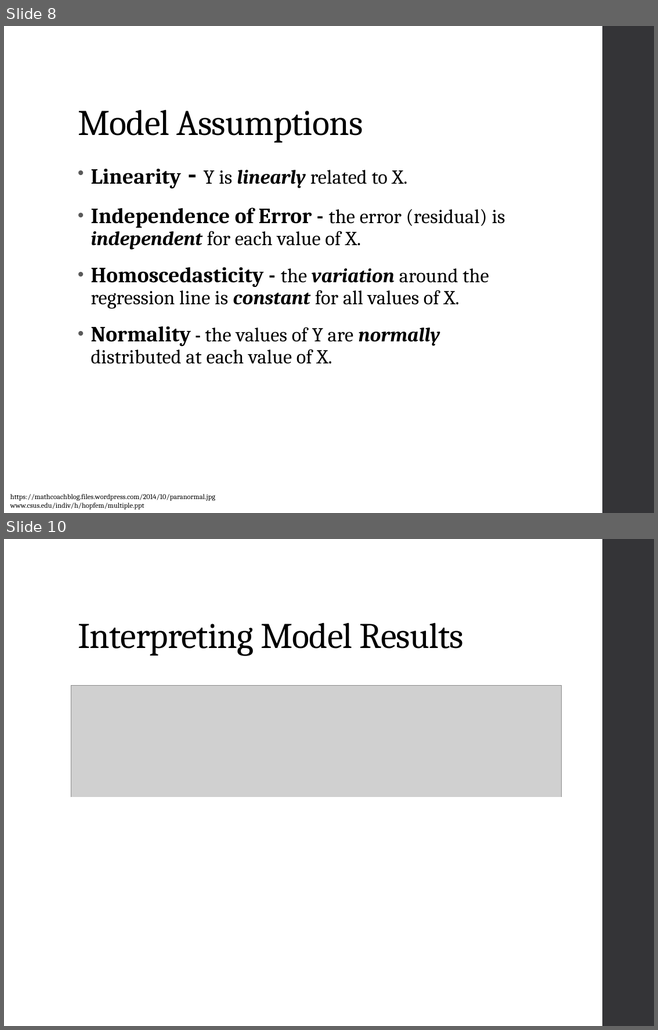
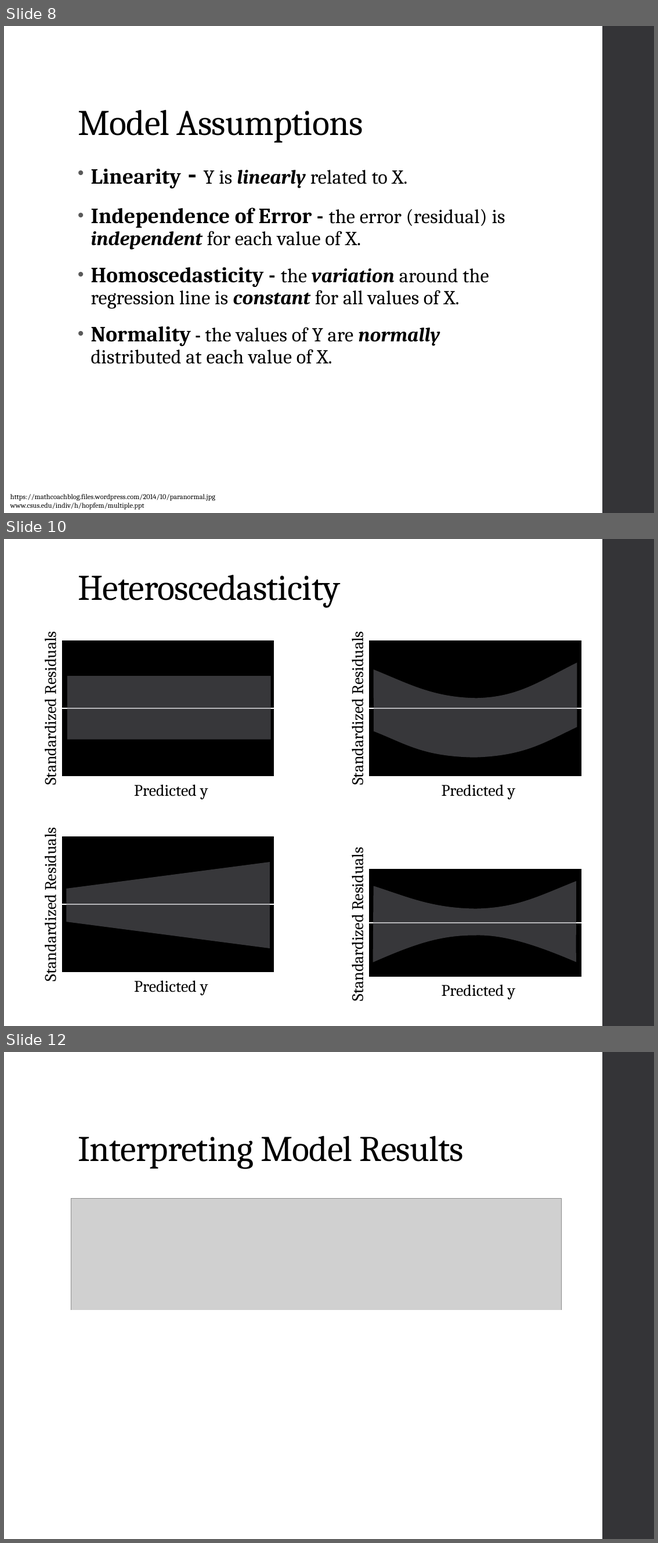
Before and after one commit to ncss-tech/stats_for_soil_survey, a slide deck: presentations/6_linear_regression/Linear_regression.pptx. Shown one above the other, each under a label of ours: slides 8 and 10 before the commit, slides 8, 10 and 12 after it; the slides between them are not shown. The pictures are 658x1030 and 658x1543 pixels, drawn with LibreOffice and Linux fonts; fonts in the diff are those of the drawing; grey boxes stand for pictures. Boxes give left, top, right and bottom in pixels: in the first picture for what was removed or moved away, otherwise in the second. Text is boxed around its words. In the diff, an @@ line names an element or a change of style, - is before the commit and + after.

```diff
--- a/presentations/6_linear_regression/Linear_regression.pptx
+++ b/presentations/6_linear_regression/Linear_regression.pptx
@@ slide 10 added at (x1=4, y1=539, x2=654, y2=1026), background #FFFFFF; not listed: 1 template element that a slide beside it also shows @@
@@ title added at (x1=78, y1=574, x2=340, y2=608), 40 pt, text #000000 @@
+Heteroscedasticity
@@ group added at (x1=39, y1=638, x2=275, y2=799): 2 rectangles, 2 texts, 1 line @@
+Predicted y
+Standardized Residuals
@@ group added at (x1=346, y1=638, x2=582, y2=799): 2 texts, 1 rectangle, 1 line, 1 freeform shape @@
+Predicted y
+Standardized Residuals
@@ group added at (x1=39, y1=834, x2=275, y2=995): 2 texts, 1 rectangle, 1 line, 1 trapezoid @@
+Predicted y
+Standardized Residuals
@@ group added at (x1=346, y1=854, x2=582, y2=1000): 2 texts, 1 rectangle, 1 line, 1 freeform shape @@
+Predicted y
+Standardized Residuals
@@ what was slide 10 is now slide 12 @@
```
Also in this commit, not shown: 1 slide changed, 1 other slide added.
